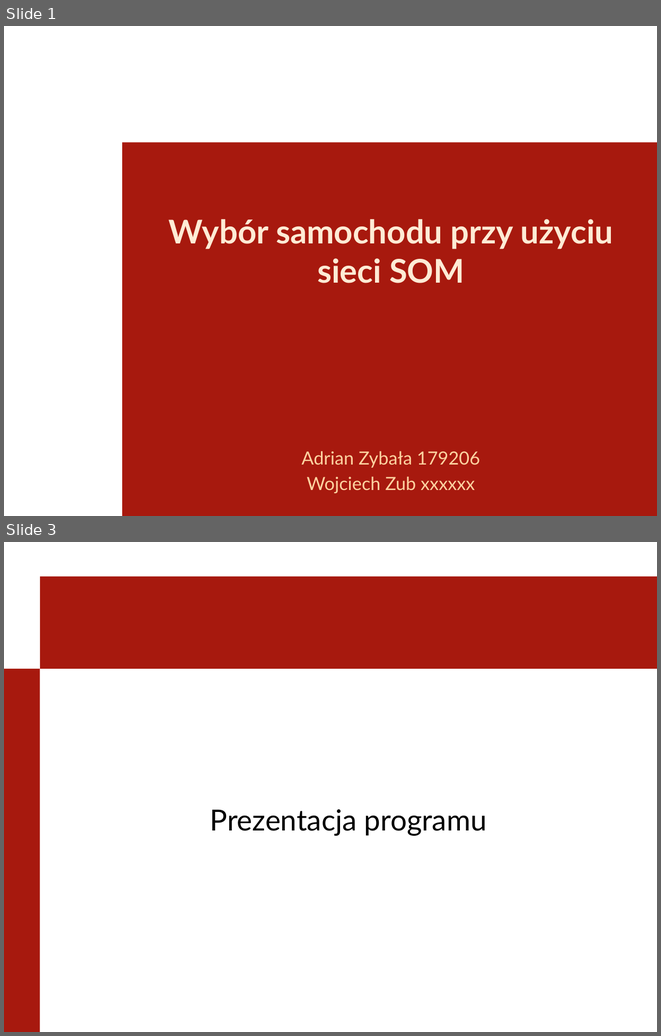
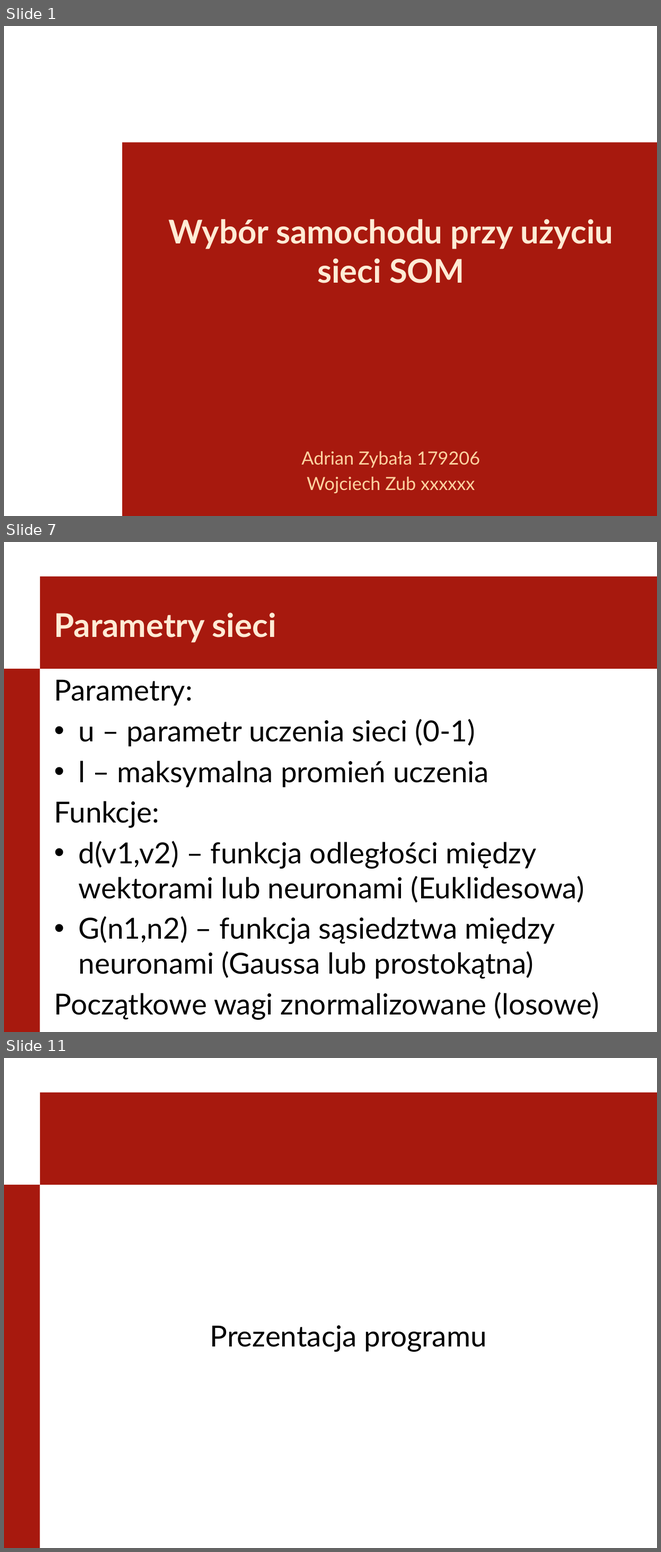
Before and after one commit to lastverb/SWDSOM, a slide deck: Prezentacja.pptx. Shown one above the other, each under a label of ours: slides 1 and 3 before the commit, slides 1, 7 and 11 after it; the slides between them are not shown. The pictures are 661x1036 and 661x1552 pixels, drawn with LibreOffice and Linux fonts; fonts in the diff are those of the drawing; background and template pictures are left out. Boxes give left, top, right and bottom in pixels: in the first picture for what was removed or moved away, otherwise in the second. Text is boxed around its words. In the diff, an @@ line names an element or a change of style, - is before the commit and + after.

```diff
--- a/Prezentacja.pptx
+++ b/Prezentacja.pptx
@@ slide 7 added at [4, 542, 657, 1032], background #FFFFFF; not listed: 2 template elements that a slide beside it also shows @@
@@ title added at [54, 612, 276, 643], 36 pt, text #FFEBD5, bold @@
+Parametry sieci
@@ text added at [54, 679, 599, 1020], 32 pt, text #000000 @@
+Parametry:
+• u – parametr uczenia sieci (0-1)
+• l – maksymalna promień uczenia
+Funkcje:
+• d(v1,v2) – funkcja odległości między wektorami lub neuronami (Euklidesowa)
+• G(n1,n2) – funkcja sąsiedztwa między neuronami (Gaussa lub prostokątna)
+Początkowe wagi znormalizowane (losowe)
@@ what was slide 3 is now slide 11 @@
```
Also in this commit, not shown: 1 slide changed, 8 other slides added, 1 other file.
